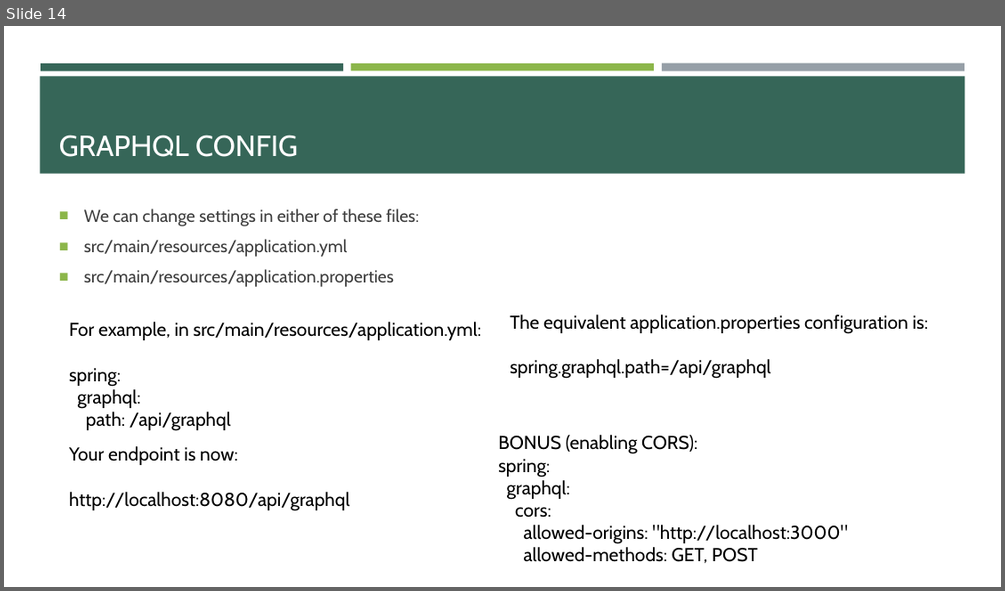
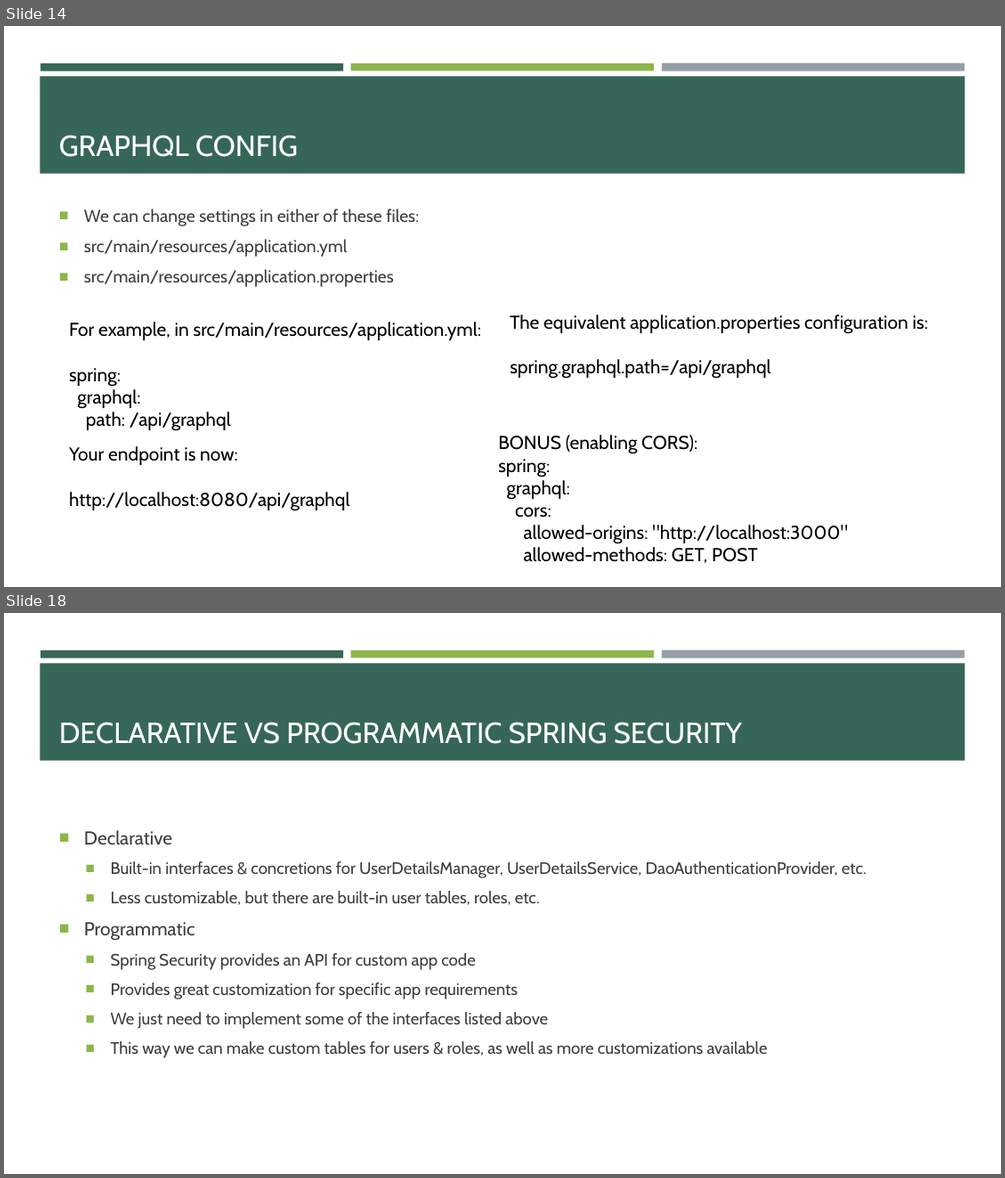
Before and after one commit to e-m-wilson/java-fs, a slide deck: Week_8/Spring_Boot_Modules.pptx. Shown one above the other, each under a label of ours: slide 14 before the commit, slides 14 and 18 after it; the slides between them are not shown. The pictures are 1005x591 and 1005x1178 pixels, drawn with LibreOffice and Linux fonts; fonts in the diff are those of the drawing. Boxes give left, top, right and bottom in pixels: in the first picture for what was removed or moved away, otherwise in the second. Text is boxed around its words. In the diff, an @@ line names an element or a change of style, - is before the commit and + after.

```diff
--- a/Week_8/Spring_Boot_Modules.pptx
+++ b/Week_8/Spring_Boot_Modules.pptx
@@ slide 18 added at [4,613,1001,1174], background #FFFFFF; not listed: 4 template elements that a slide beside it also shows @@
@@ title added at [59,722,742,744], 28 pt, text #FFFFFF @@
+DECLARATIVE VS PROGRAMMATIC SPRING SECURITY
@@ text added at [84,830,866,1058], 16 pt, text #3D3D3D @@
+■ Declarative
+  ■ Built-in interfaces & concretions for UserDetailsManager, UserDetailsService, DaoAuthenticationProvider, etc.
+  ■ Less customizable, but there are built-in user tables, roles, etc.
+■ Programmatic
+  ■ Spring Security provides an API for custom app code
+  ■ Provides great customization for specific app requirements
+  ■ We just need to implement some of the interfaces listed above
+  ■ This way we can make custom tables for users & roles, as well as more customizations available
```
Also in this commit, not shown: 1 slide changed, 9 other slides added, 30 other files.
